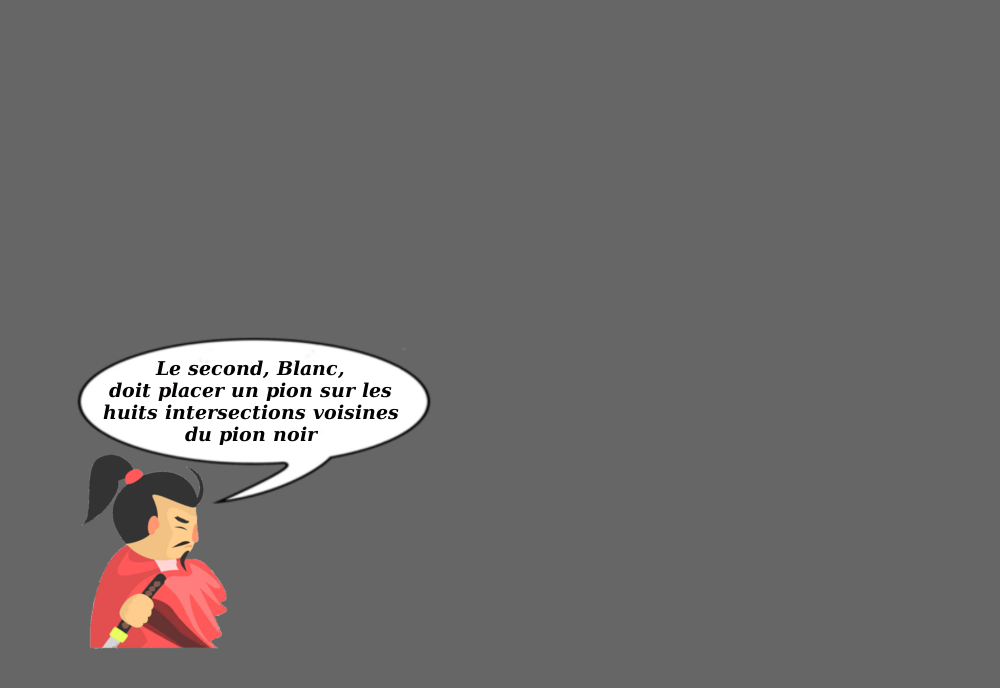
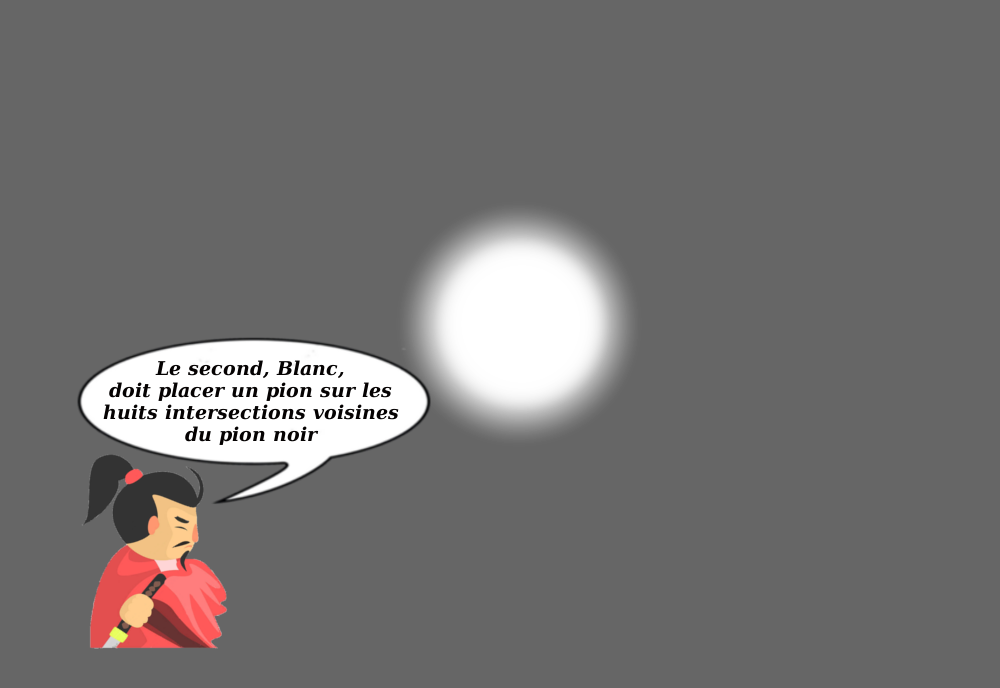
Two versions of the same layered image (1000x688). Layer-by-layer changes:
painted on "Calque #1" over [400, 205, 638, 443]
